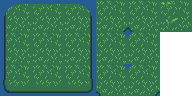
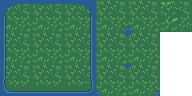
Comparing the layer stacks of the two 192px x 96px images. Changes:
painted on "Rocky Ridge" over [3, 79, 93, 93]
painted on "Shading" over [4, 16, 160, 96]
